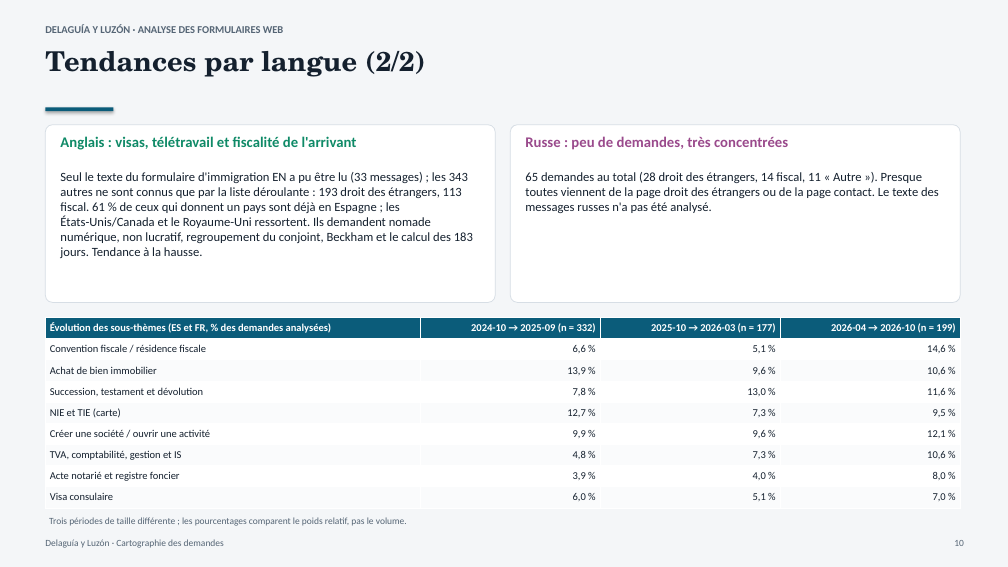
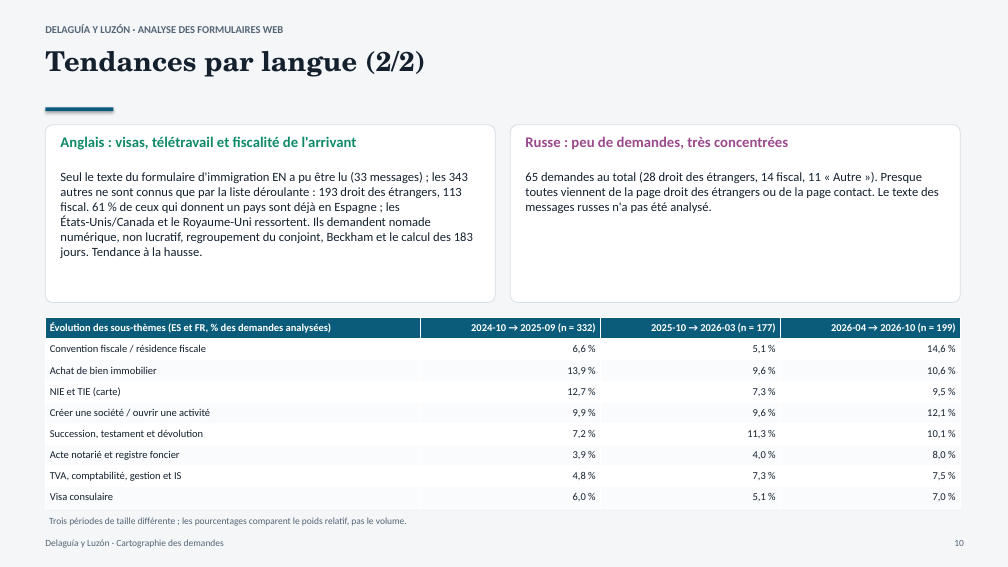
Before and after one commit to multilang2025/dlcom, a slide deck: slide 10 of data/leads/informe-leads-fr.pptx. Drawn at 1008x567 pixels with LibreOffice and Linux fonts; fonts in the diff are those of the drawing. Boxes give left, top, right and bottom in pixels: in the first picture for what was removed or moved away, otherwise in the second. Text is boxed around its words. In the diff, an @@ line names an element or a change of style, - is before the commit and + after.

```diff
--- a/data/leads/informe-leads-fr.pptx
+++ b/data/leads/informe-leads-fr.pptx
@@ table at (45,318,960,508) @@
-row 4: Succession, testament et dévolution | 7,8 % | 13,0 % | 11,6 %
-row 7: TVA, comptabilité, gestion et IS | 4,8 % | 7,3 % | 10,6 %
+row 6: Succession, testament et dévolution | 7,2 % | 11,3 % | 10,1 %
+row 8: TVA, comptabilité, gestion et IS | 4,8 % | 7,3 % | 7,5 %
```
Also in this commit, not shown: 11 other slides changed, 11 other files.
